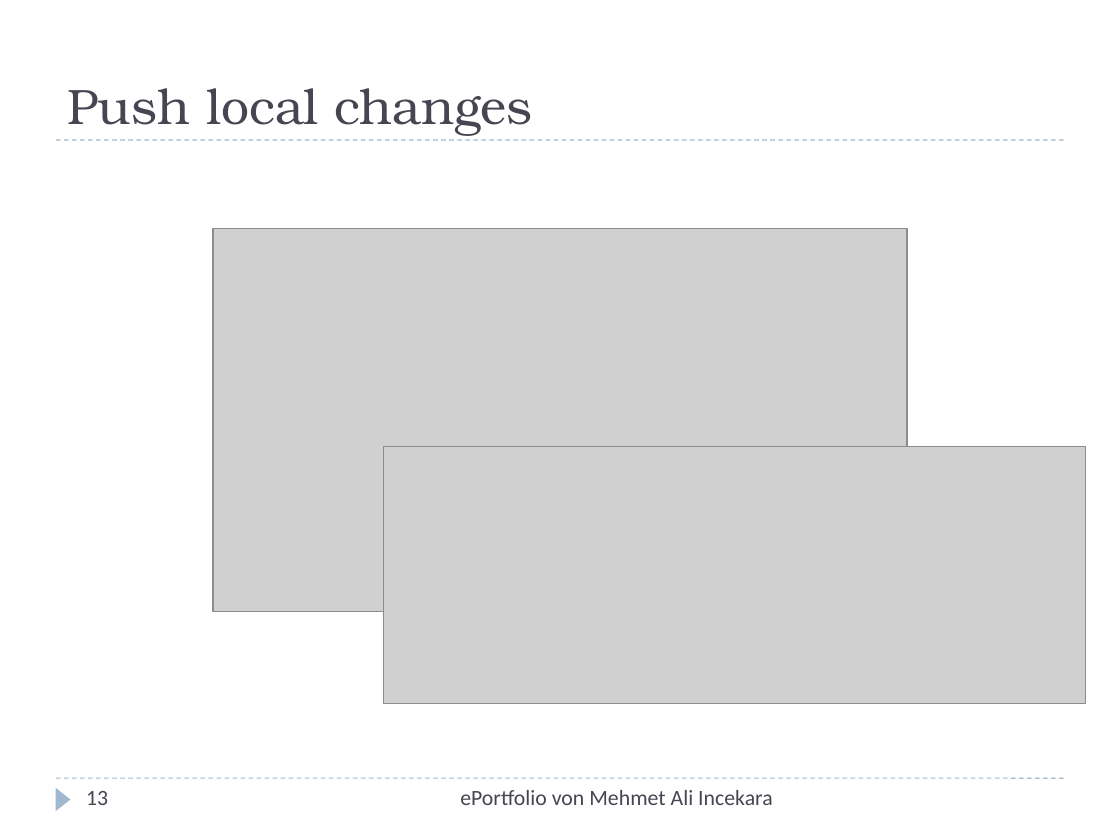
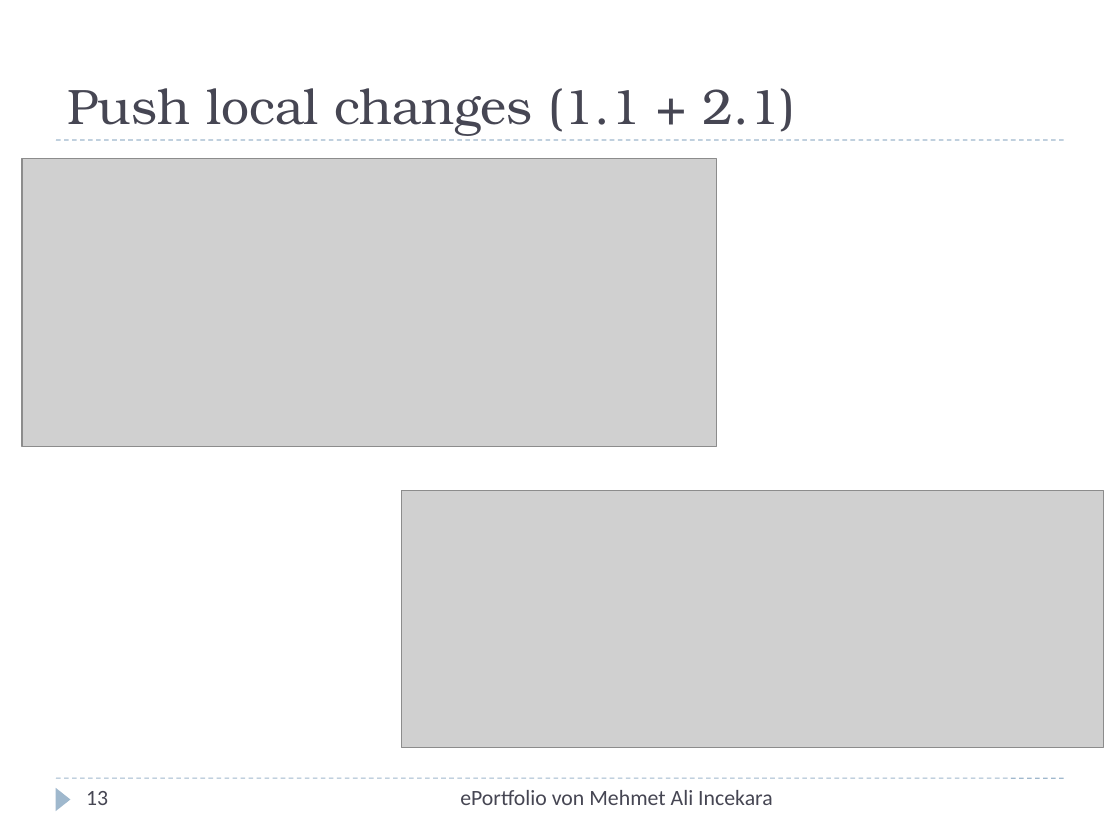
Before and after one commit to xnappy/ePortfolio, a slide deck: slide 13 of Tutorial.pptx. Drawn at 1120x840 pixels with LibreOffice and Linux fonts; fonts in the diff are those of the drawing; grey boxes stand for pictures. Boxes give left, top, right and bottom in pixels: in the first picture for what was removed or moved away, otherwise in the second. Text is boxed around its words. In the diff, an @@ line names an element or a change of style, - is before the commit and + after.

```diff
--- a/Tutorial.pptx
+++ b/Tutorial.pptx
@@ title at <box>67,88,796,136</box>: text changed @@
-Push local changes
+Push local changes (1.1 + 2.1)
@@ picture: place and size @@
-picture at <box>213,228,907,612</box>
+picture at <box>22,159,717,447</box>
@@ picture: place and size @@
-picture at <box>384,447,1086,703</box>
+picture at <box>401,491,1103,747</box>
```
Also in this commit, not shown: 12 other slides changed, 1 other file.
